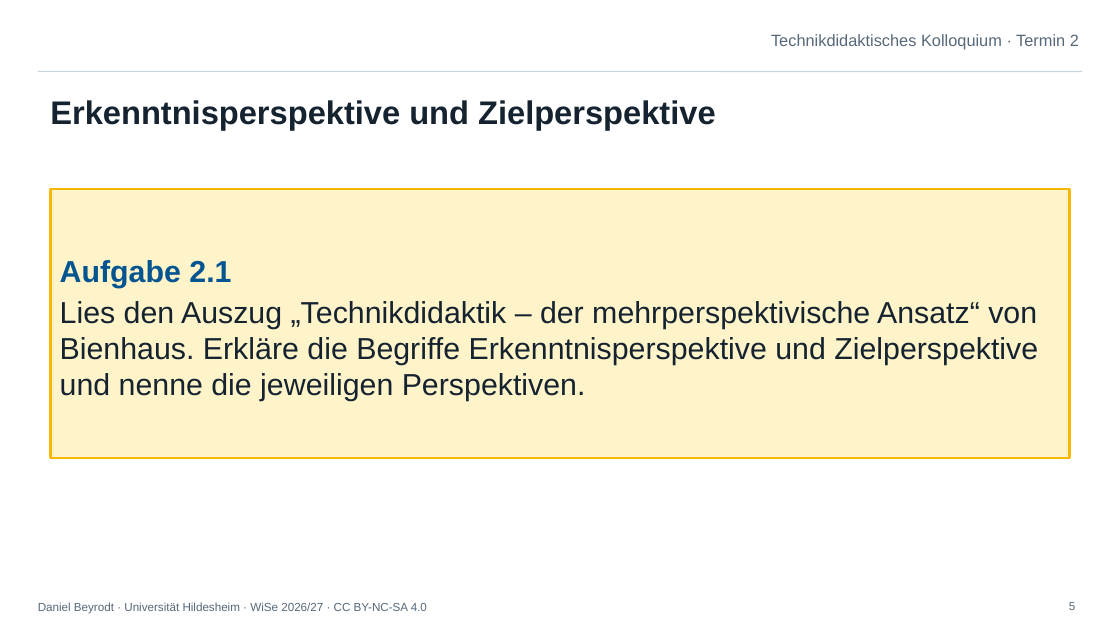
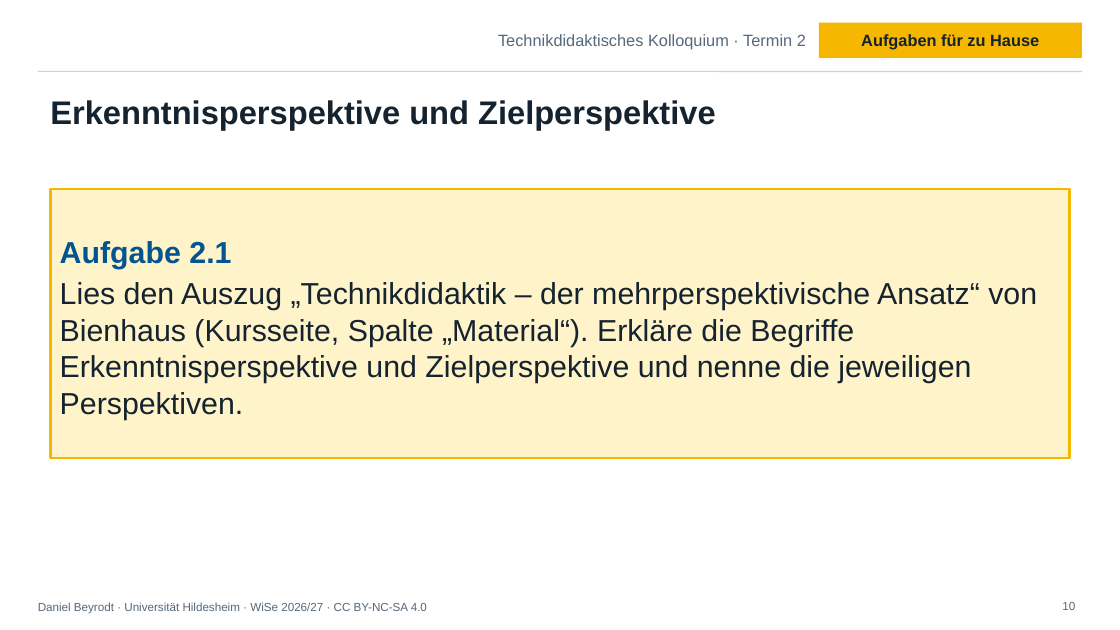
Before and after one commit to deinTechniklehrer/Uni-Hildesheim, a slide deck: slide 10 of technikdidaktisches-kolloquium/praesentationen/TdK_Termin-2_Mehrperspektivischer-Technikunterricht.pptx (slide 5 before the commit). Drawn at 1120x630 pixels with LibreOffice and Linux fonts; fonts in the diff are those of the drawing; background and template pictures are left out. Boxes give left, top, right and bottom in pixels: in the first picture for what was removed or moved away, otherwise in the second. Text is boxed around its words. In the diff, an @@ line names an element or a change of style, - is before the commit and + after.

```diff
--- a/technikdidaktisches-kolloquium/praesentationen/TdK_Termin-2_Mehrperspektivischer-Technikunterricht.pptx
+++ b/technikdidaktisches-kolloquium/praesentationen/TdK_Termin-2_Mehrperspektivischer-Technikunterricht.pptx
@@ text "Technikdidaktisches Kolloquium · Termin 2": place and size @@
-text "Technikdidaktisches Kolloquium · Termin 2" at <box>771,34,1079,49</box>
+text "Technikdidaktisches Kolloquium · Termin 2" at <box>498,34,806,49</box>
@@ rectangle added at <box>819,23,1082,58</box>, fill #F5B700, 14 pt, text #14232F, bold @@
+Aufgaben für zu Hause
@@ text in rectangle at <box>60,282,1037,420</box>: text changed @@
-Lies den Auszug „Technikdidaktik – der mehrperspektivische Ansatz“ von Bienhaus. Erkläre die Begriffe Erkenntnisperspektive und Zielperspektive und nenne die jeweiligen Perspektiven.
+Lies den Auszug „Technikdidaktik – der mehrperspektivische Ansatz“ von Bienhaus (Kursseite, Spalte „Material“). Erkläre die Begriffe Erkenntnisperspektive und Zielperspektive und nenne die jeweiligen Perspektiven.
@@ page number at <box>1062,602,1075,610</box>: text changed @@
-5
+10
```
Also in this commit, not shown: 7 other slides changed, 6 slides added, 1 slide removed, 8 other files.
